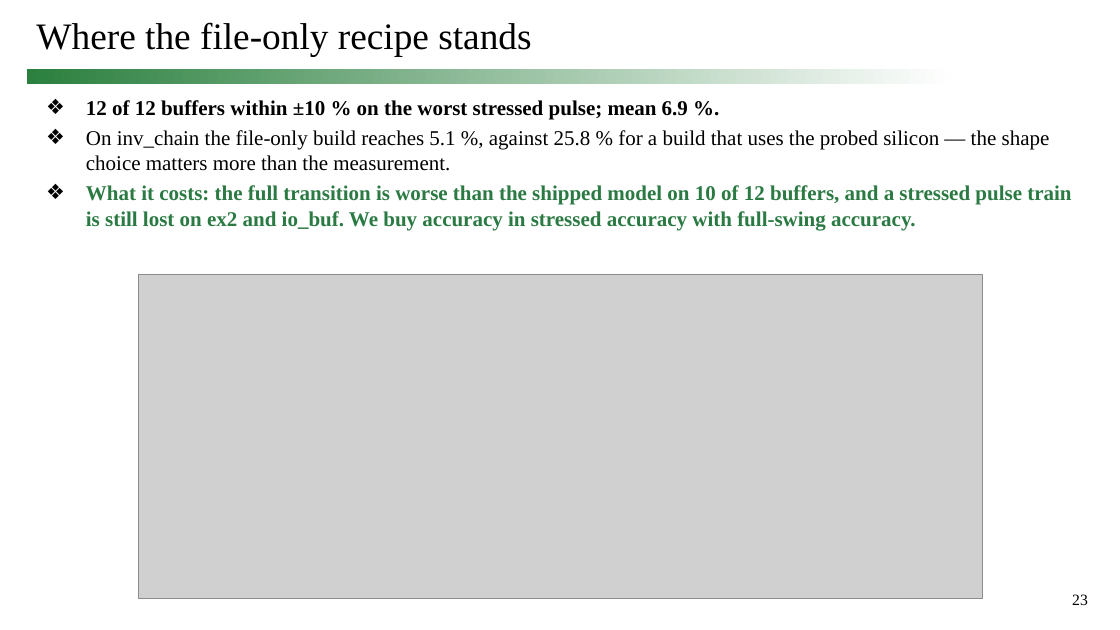
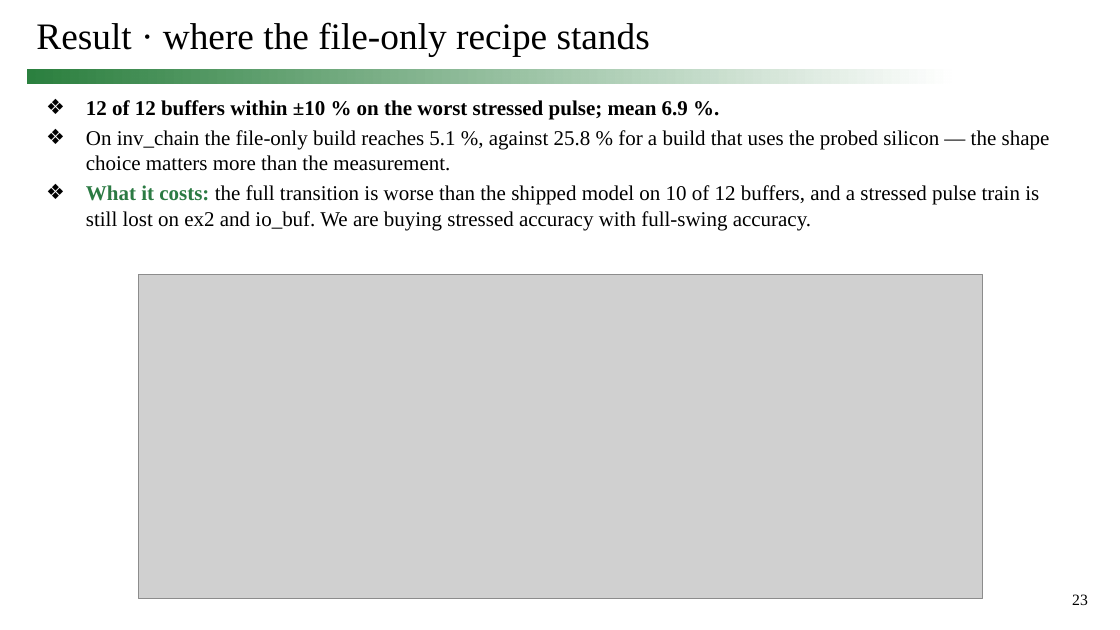
Before and after one commit to simon9721/ibis_comparison, a slide deck: slide 23 of results/meeting_deck_2026-09-24/0924_track1_story.pptx. Drawn at 1120x630 pixels with LibreOffice and Linux fonts; fonts in the diff are those of the drawing; grey boxes stand for pictures. Boxes give left, top, right and bottom in pixels: in the first picture for what was removed or moved away, otherwise in the second. Text is boxed around its words. In the diff, an @@ line names an element or a change of style, - is before the commit and + after.

```diff
--- a/results/meeting_deck_2026-09-24/0924_track1_story.pptx
+++ b/results/meeting_deck_2026-09-24/0924_track1_story.pptx
@@ title at box(36, 22, 650, 57): text changed @@
-Where the file-only recipe stands
+Result · where the file-only recipe stands
@@ text at box(86, 185, 1039, 230): text changed; text colour #2B7A43 to #000000; bold off @@
-❖ What it costs: the full transition is worse than the shipped model on 10 of 12 buffers, and a stressed pulse train is still lost on ex2 and io_buf. We buy accuracy in stressed accuracy with full-swing accuracy.
+❖ What it costs: the full transition is worse than the shipped model on 10 of 12 buffers, and a stressed pulse train is still lost on ex2 and io_buf. We are buying stressed accuracy with full-swing accuracy.
```
Also in this commit, not shown: 22 other slides changed, 16 other files.
